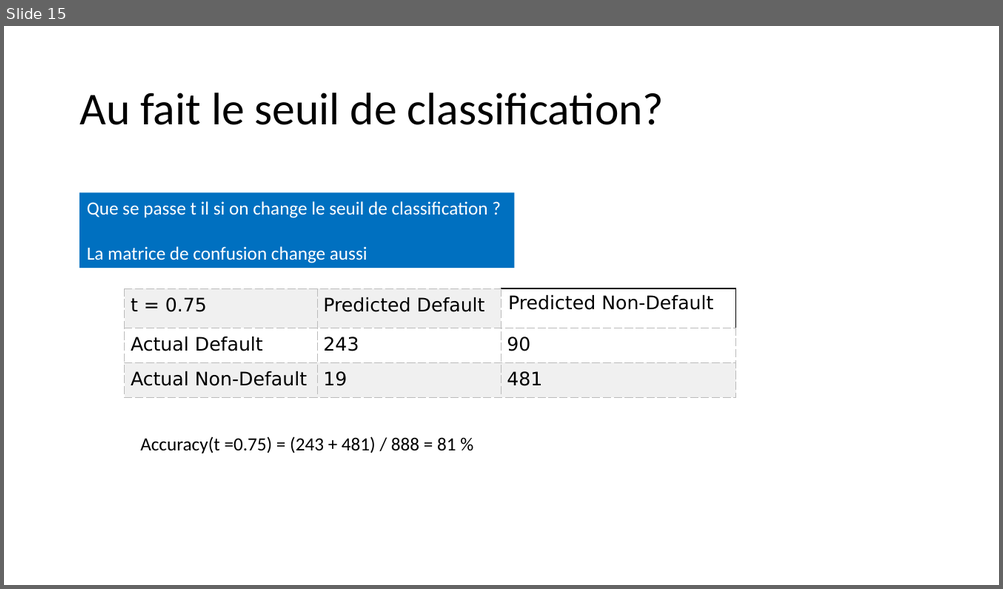
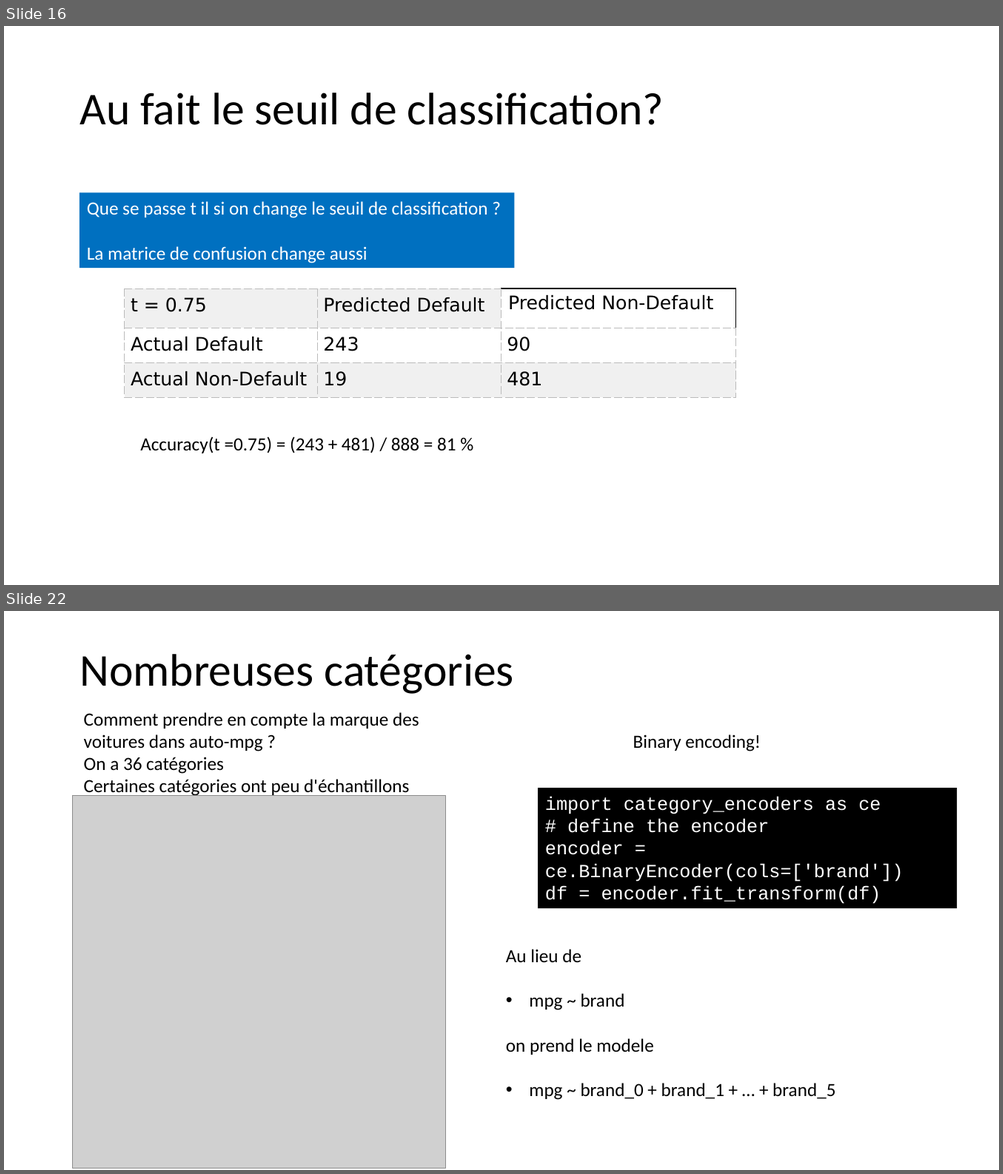
Before and after one commit to alexisperrier/XEmines_DataScience_2020, a slide deck: slides/XEM20_S1D4_Logistic_regression.pptx. Shown one above the other, each under a label of ours: slide 15 before the commit, slides 16 and 22 after it; the slides between them are not shown. The pictures are 1003x589 and 1003x1174 pixels, drawn with LibreOffice and Linux fonts; fonts in the diff are those of the drawing; grey boxes stand for pictures. Boxes give left, top, right and bottom in pixels: in the first picture for what was removed or moved away, otherwise in the second. Text is boxed around its words. In the diff, an @@ line names an element or a change of style, - is before the commit and + after.

```diff
--- a/slides/XEM20_S1D4_Logistic_regression.pptx
+++ b/slides/XEM20_S1D4_Logistic_regression.pptx
@@ slide 22 added at <box>4,611,999,1170</box>, background #FFFFFF @@
@@ title added at <box>79,654,513,694</box>, 44 pt, text #000000 @@
+Nombreuses catégories
@@ text added at <box>84,712,419,797</box>, 18 pt, text #000000 @@
+Comment prendre en compte la marque des voitures dans auto-mpg ?
+On a 36 catégories
+Certaines catégories ont peu d'échantillons
@@ text added at <box>633,735,760,752</box>, 18 pt, text #000000 @@
+Binary encoding!
@@ rectangle added at <box>538,788,957,908</box>, fill #000000, 18 pt, text #FFFFFF @@
+import category_encoders as ce
+# define the encoder
+encoder = ce.BinaryEncoder(cols=['brand'])
+df = encoder.fit_transform(df)
@@ picture added at <box>73,796,446,1169</box> @@
@@ text added at <box>506,949,835,1100</box>, 18 pt, text #000000 @@
+Au lieu de
+• mpg ~ brand
+on prend le modele
+• mpg ~ brand_0 + brand_1 + … + brand_5
@@ what was slide 15 is now slide 16 @@
```
Also in this commit, not shown: 8 other slides added, 1 slide removed, 3 other files.
